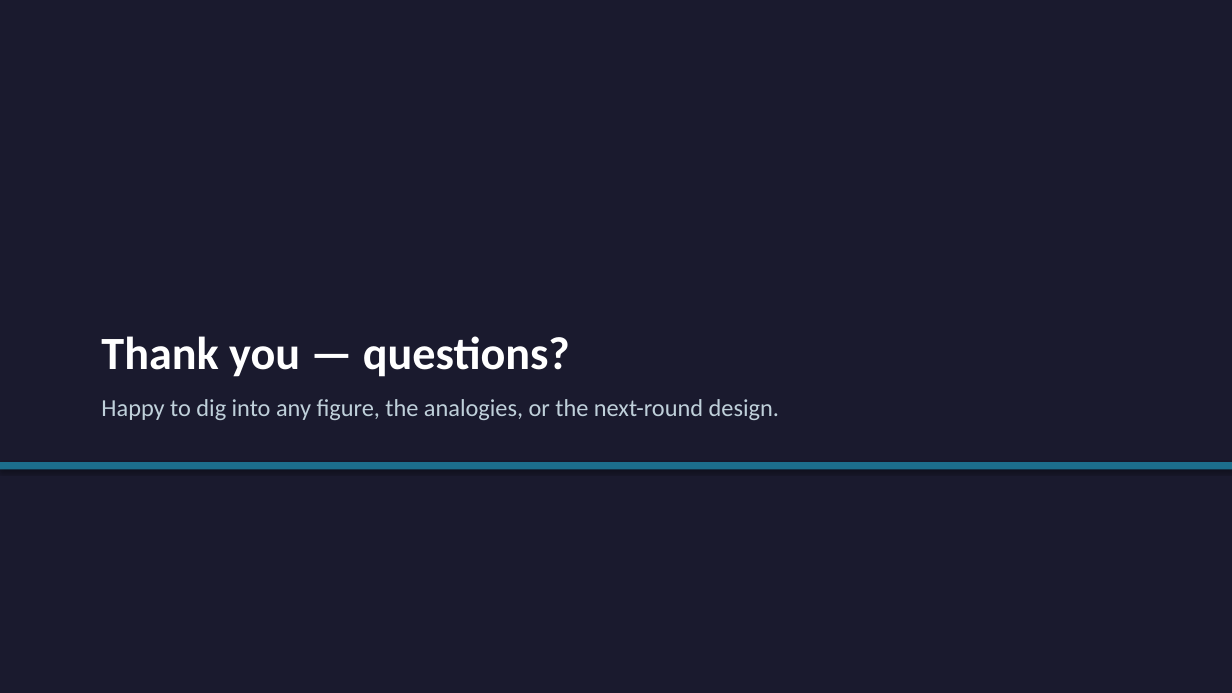
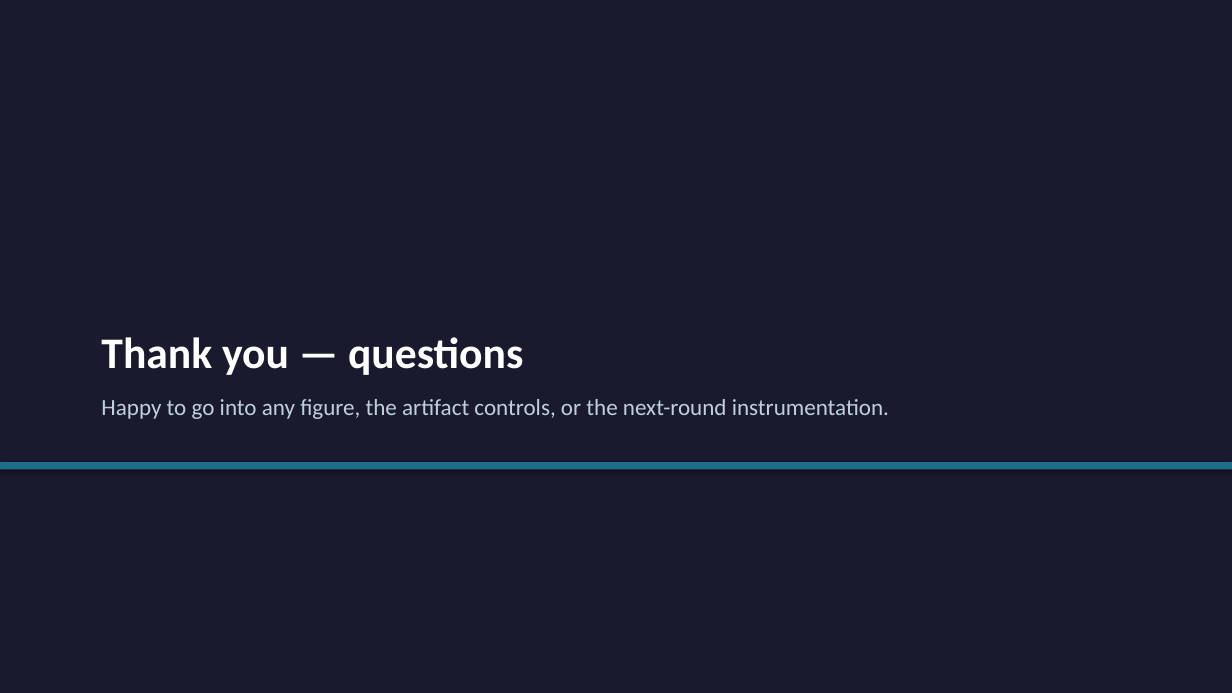
Before and after one commit to wehabit/hpaticmousebuzsakilab, a slide deck: slide 26 of presentation/haptic_brain_talk.pptx. Drawn at 1232x693 pixels with LibreOffice and Linux fonts; fonts in the diff are those of the drawing. Boxes give left, top, right and bottom in pixels: in the first picture for what was removed or moved away, otherwise in the second. Text is boxed around its words. In the diff, an @@ line names an element or a change of style, - is before the commit and + after.

```diff
--- a/presentation/haptic_brain_talk.pptx
+++ b/presentation/haptic_brain_talk.pptx
@@ text at [101, 337, 523, 375]: text changed; size 36 to 34 pt @@
-Thank you — questions?
+Thank you — questions
@@ text at [101, 399, 889, 419]: text changed; size 19 to 18 pt @@
-Happy to dig into any figure, the analogies, or the next-round design.
+Happy to go into any figure, the artifact controls, or the next-round instrumentation.
```
Also in this commit, not shown: 18 other slides changed, 7 slides added, 7 slides removed, 9 other files.
